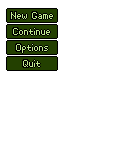
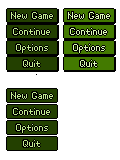
Layers edited between the first and the second 120×160 image:
added layer "Copy of Paint Layer 1" (1st of 2) above "Copy of Paint Layer 1" over bbox(6, 8, 116, 151)
added layer "Copy of Paint Layer 1" (2nd of 2) above "Paint Layer 1" over bbox(6, 8, 116, 151)
painted on "Paint Layer 1" over bbox(6, 8, 116, 151)